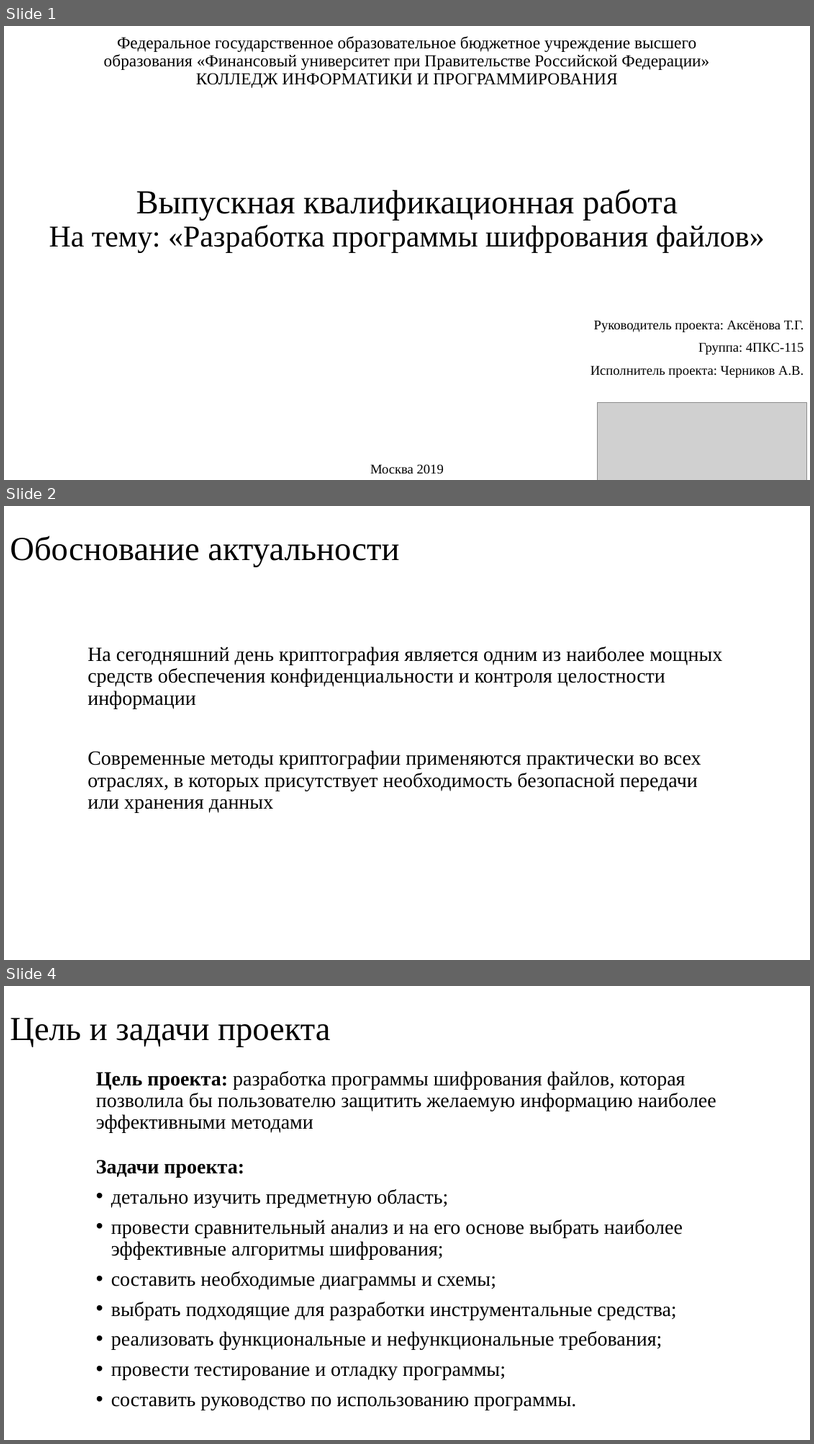
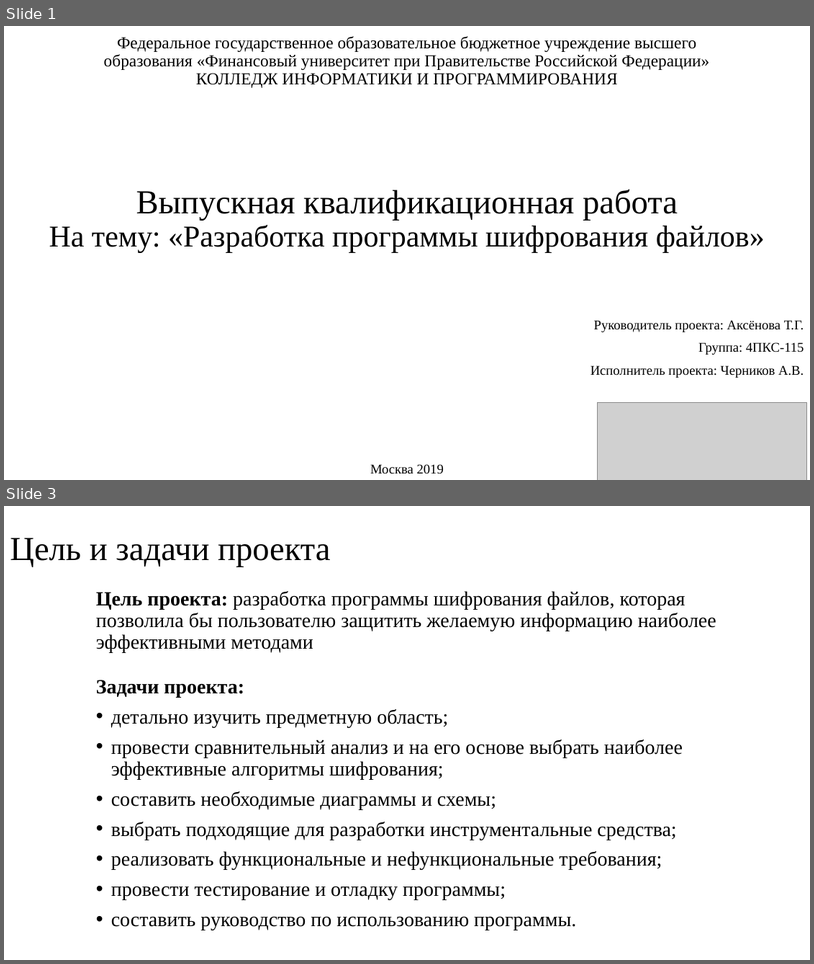
Before and after one commit to AlexeyChernikov/CryptographicApplication, a slide deck: Documentation/Презентация к защите.pptx. Shown one above the other, each under a label of ours: slides 1, 2 and 4 before the commit, slides 1 and 3 after it; the slides between them are not shown. The pictures are 814x1444 and 814x964 pixels, drawn with LibreOffice and Linux fonts; fonts in the diff are those of the drawing; grey boxes stand for pictures. Boxes give left, top, right and bottom in pixels: in the first picture for what was removed or moved away, otherwise in the second. Text is boxed around its words. In the diff, an @@ line names an element or a change of style, - is before the commit and + after.

```diff
--- a/Documentation/Презентация к защите.pptx
+++ b/Documentation/Презентация к защите.pptx
@@ slide 2 removed at (4, 506, 810, 960), background #FFFFFF @@
@@ title removed at (10, 536, 399, 567) @@
-Обоснование актуальности
@@ text removed at (88, 646, 723, 812) @@
-На сегодняшний день криптография является одним из наиболее мощных средств обеспечения конфиденциальности и контроля целостности информации
-Современные методы криптографии применяются практически во всех отраслях, в которых присутствует необходимость безопасной передачи или хранения данных
@@ what was slide 4 is now slide 3 @@
```
Also in this commit, not shown: 1 slide changed, 2 slides added, 2 other slides removed.
